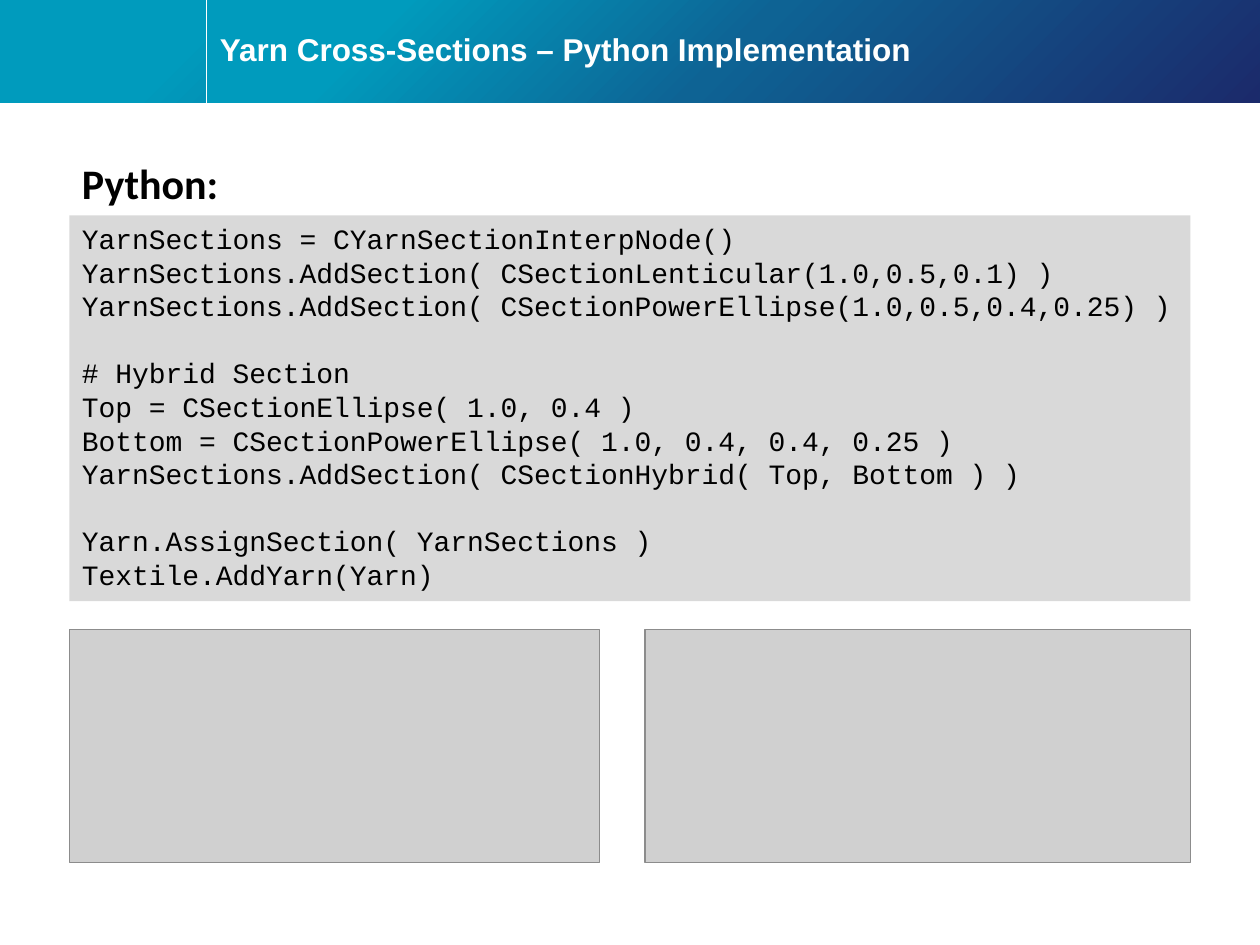
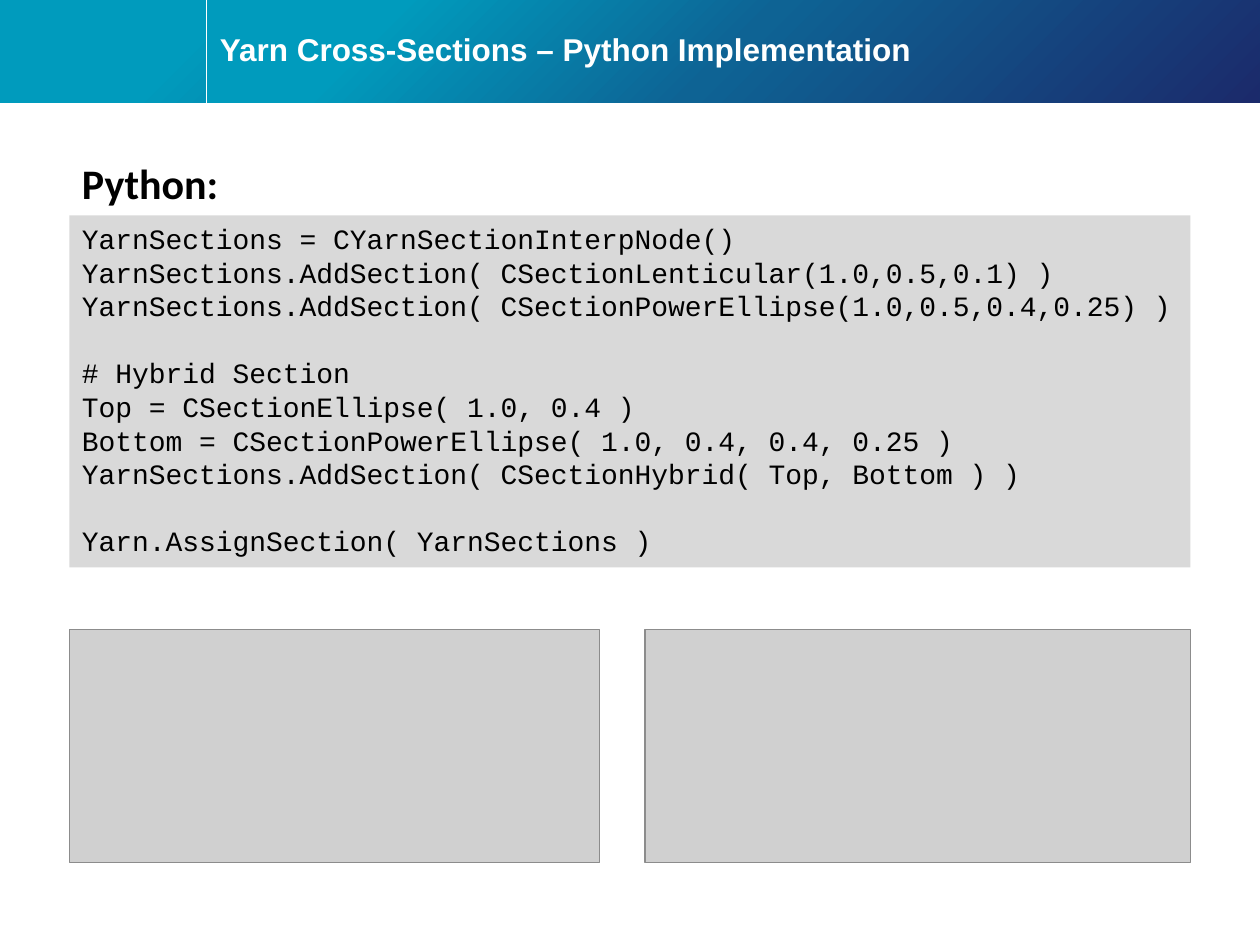
Before and after one commit to louisepb/ICMAC2018-Workshop, a slide deck: slide 11 of ICMAC TexGen workshop 2018.pptx. Drawn at 1260x945 pixels with LibreOffice and Linux fonts; fonts in the diff are those of the drawing; grey boxes stand for pictures; background and template pictures are left out. Boxes give left, top, right and bottom in pixels: in the first picture for what was removed or moved away, otherwise in the second. Text is boxed around its words. In the diff, an @@ line names an element or a change of style, - is before the commit and + after.

```diff
--- a/ICMAC TexGen workshop 2018.pptx
+++ b/ICMAC TexGen workshop 2018.pptx
@@ rectangle "YarnSections = CYarnSectionInterpNode()": place and size @@
-rectangle "YarnSections = CYarnSectionInterpNode()" at (69, 215, 1191, 601)
+rectangle "YarnSections = CYarnSectionInterpNode()" at (69, 215, 1191, 567)
@@ text in rectangle at (82, 565, 434, 591): paragraph removed @@
-Textile.AddYarn(Yarn)
```
Also in this commit, not shown: 1 other slide changed, 3 other files.
